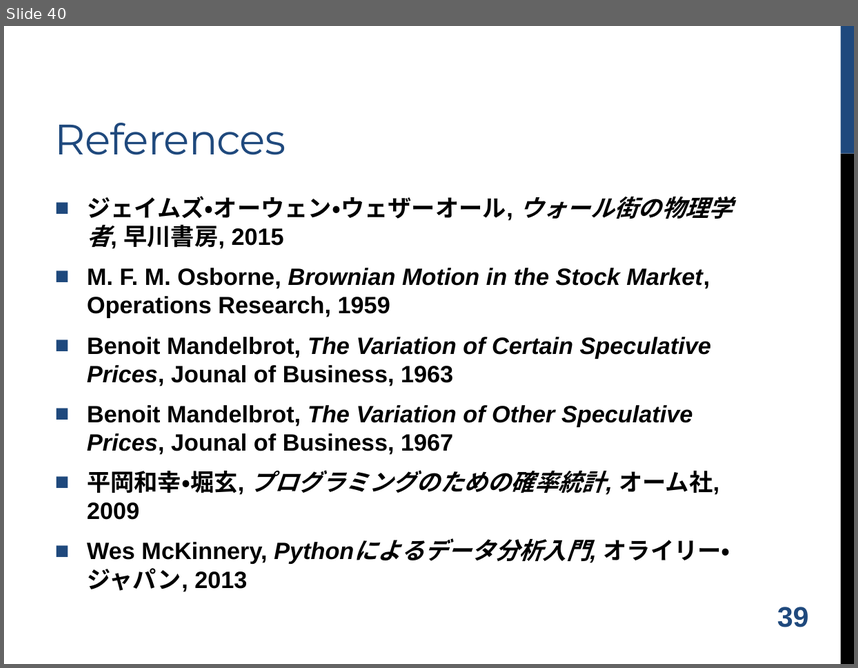
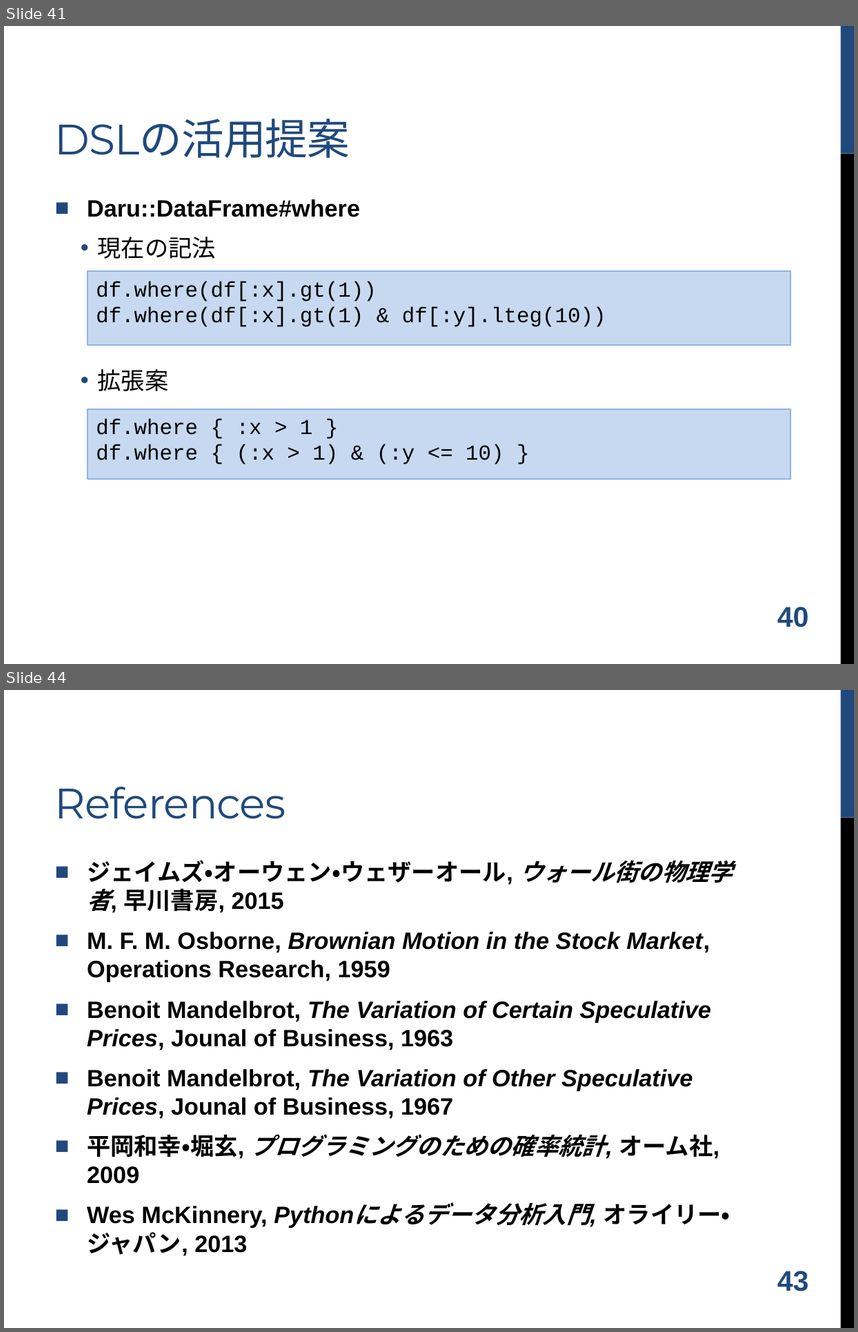
Before and after one commit to shugo/DCW2016, a slide deck: ruby_data_analysis.pptx. Shown one above the other, each under a label of ours: slide 40 before the commit, slides 41 and 44 after it; the slides between them are not shown. The pictures are 858x668 and 858x1332 pixels, drawn with LibreOffice and Linux fonts; fonts in the diff are those of the drawing; background and template pictures are left out. Boxes give left, top, right and bottom in pixels: in the first picture for what was removed or moved away, otherwise in the second. Text is boxed around its words. In the diff, an @@ line names an element or a change of style, - is before the commit and + after.

```diff
--- a/ruby_data_analysis.pptx
+++ b/ruby_data_analysis.pptx
@@ slide 41 added at <box>4,26,854,664</box>, background #FFFFFF; not listed: 2 template elements that a slide beside it also shows @@
@@ title added at <box>55,118,350,158</box>, 36 pt, text #1F497D @@
+DSLの活用提案
@@ text added at <box>87,199,360,391</box>, 20 pt, text #000000, bold @@
+■ Daru::DataFrame#where
+  • 現在の記法
+  • 拡張案
@@ rectangle added at <box>87,271,791,345</box>, fill #C6D9F1, outline #8EB4E3 1 pt, 18 pt, text #000000 @@
+df.where(df[:x].gt(1))
+df.where(df[:x].gt(1) & df[:y].lteg(10))
@@ rectangle added at <box>87,410,791,479</box>, fill #C6D9F1, outline #8EB4E3 1 pt, 18 pt, text #000000 @@
+df.where { :x > 1 }
+df.where { (:x > 1) & (:y <= 10) }
@@ page number added at <box>777,606,809,627</box>, 24 pt, text #1F497D, bold @@
+40
@@ what was slide 40 is now slide 44 @@
@@ page number at <box>777,1270,809,1291</box>: text changed @@
-39
+43
```
Also in this commit, not shown: 9 slides changed, 7 other slides added, 4 slides removed, 2 other files.
